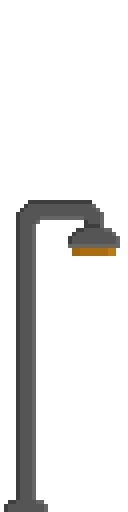
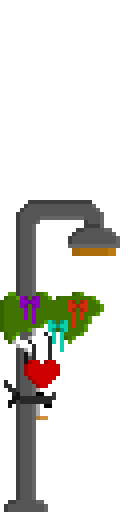
Layers edited between the first and the second 128×512 image:
added layer "birch_dressed_0.png" above "g" over <box>0,292,104,420</box>
added layer "g" above "Ebene" over <box>4,292,104,420</box>
hid "Ebene" over <box>4,292,104,420</box>
